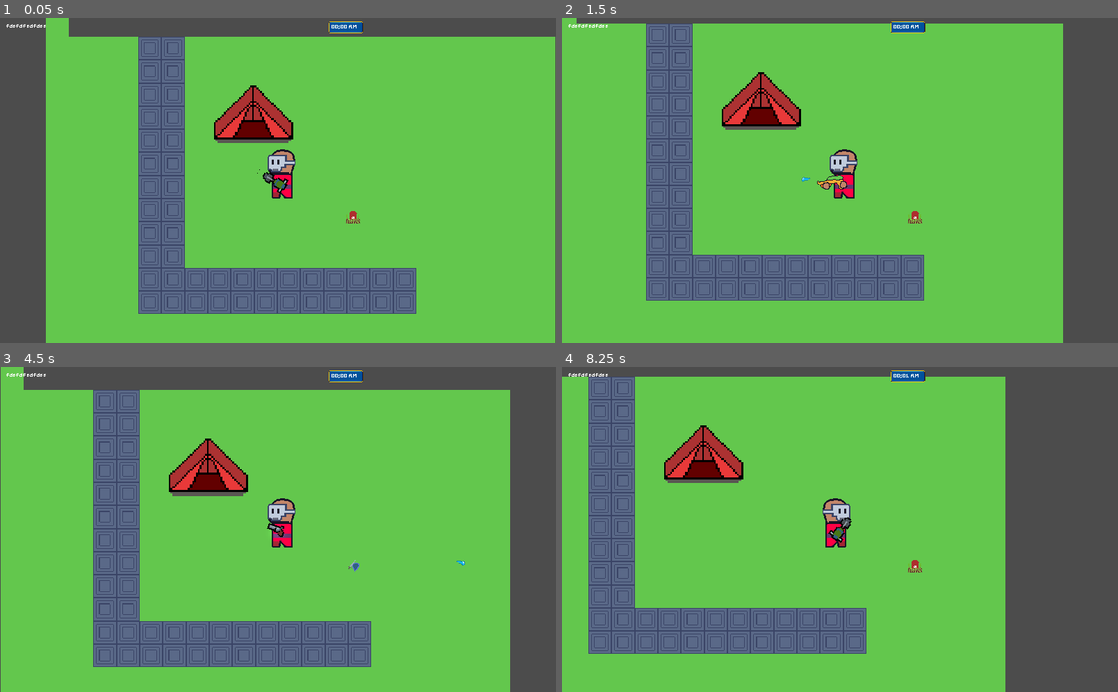
Above: before the commit, frames 1-4 (two rows, left to right).
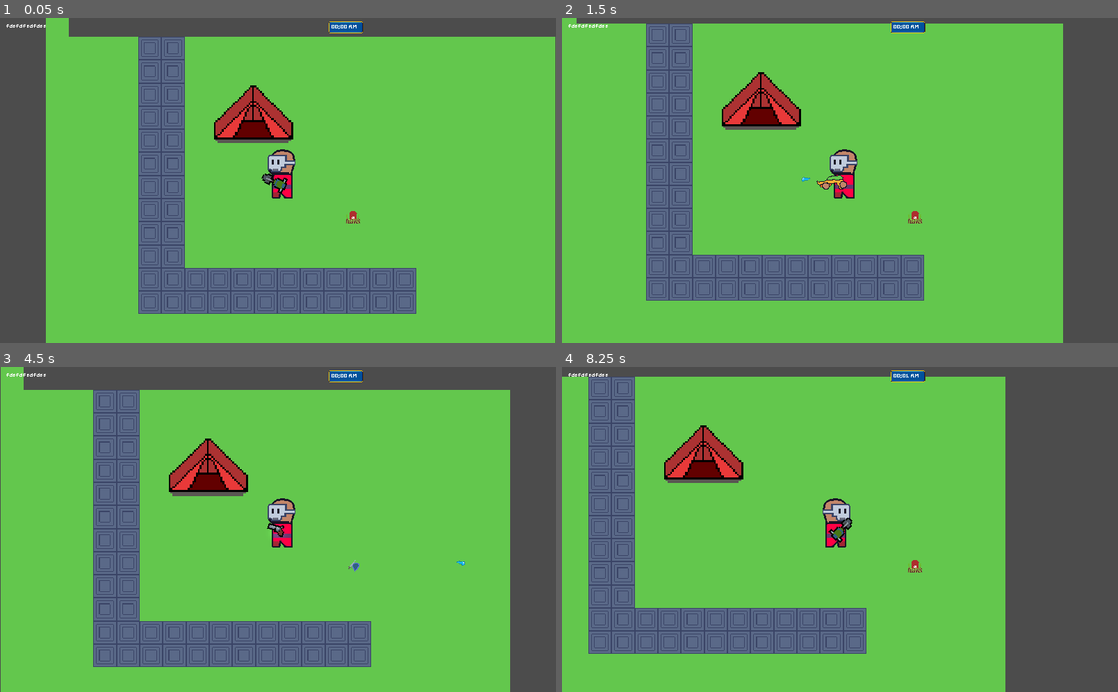
Above: after the commit, the same moments.

Repository: sugarvoid/gargun-valley
Game: Godot game, scene res://game/Game.tscn
Same seed, same stepped clock (60 frames per second), same inputs: the game is played once before the commit and once after it.
Inputs (mouse positions are in pixels of both pictures, inside the frame that each line leads up to):
- Up to frame 1 (0.05 s): no input
- Up to frame 2 (1.5 s): tap Enter at 0.5 s; move the mouse to (962, 164) at 0.52 s; hold D (move_right) 0.53-1.28 s; tap Mouse wheel down (cycle_hand) at 0.6 s; click (962, 164) at 0.67 s; move the mouse to (728, 196) at 1.27 s; hold S (move_down) from 1.28 s (still down); click (728, 196) at 1.35 s
- Up to frame 3 (4.5 s): move the mouse to (333, 458) at 2.02 s; release S (move_down) at 2.03 s; hold D (move_right) 2.03-2.78 s; tap R (light_toggle) at 2.1 s; click (333, 458) at 2.17 s; move the mouse to (250, 594) at 2.77 s; hold W (move_up) 2.78-3.53 s; right-click (250, 594) at 2.85 s; click (250, 594) at 2.92 s; move the mouse to (444, 578) at 3.52 s; hold A (move_left) from 3.53 s (still down); tap E (switch_mode) at 3.6 s; click (444, 578) at 3.67 s; move the mouse to (111, 480) at 4.27 s; tap Mouse wheel down (cycle_hand) at 4.35 s; click (111, 480) at 4.42 s
- Up to frame 4 (8.25 s): move the mouse to (867, 529) at 5.02 s; release A (move_left) at 5.03 s; hold S (move_down) 5.03-5.78 s; click (867, 529) at 5.1 s; move the mouse to (756, 448) at 5.77 s; hold D (move_right) 5.78-6.53 s; tap R (light_toggle) at 5.85 s; click (756, 448) at 5.92 s; move the mouse to (962, 513) at 6.52 s; hold W (move_up) 6.53-7.28 s; right-click (962, 513) at 6.6 s; click (962, 513) at 6.67 s; move the mouse to (728, 545) at 7.27 s; hold D (move_right) 7.28-8.03 s; tap E (switch_mode) at 7.35 s; click (728, 545) at 7.42 s; move the mouse to (895, 458) at 8.02 s; hold S (move_down) from 8.03 s (still down); tap Mouse wheel down (cycle_hand) at 8.1 s; click (895, 458) at 8.17 s

The runs differ from the first frame. In frame 1, less than 0.1% of the frame differs, in the area x 46-52%, y 46-55%; in frame 2, less than 0.1%; in frame 3, less than 0.1%; in frame 4, less than 0.1%.

Commit message:
Added new rotate function for weapon

Diff:
--- a/game/actor/player/player.gd
+++ b/game/actor/player/player.gd
@@ -47,7 +47,12 @@
 	_handle_mode()
 	self.handle_sprite_direction(get_local_mouse_position())
 	$InteractionArea.monitoring = self.can_click
-	self.current_weapon.look_at(get_global_mouse_position())
+	3####### !!!!!! self.current_weapon.look_at(get_global_mouse_position())
+	###
+	var dir = current_weapon.get_angle_to(get_global_mouse_position())
+	var xxx = lerp_angle(0, dir, 0.4)
+	current_weapon.rotate(xxx)
+	###
 	_move(_get_input())
 
 func _move(direction: Vector2) -> void:
